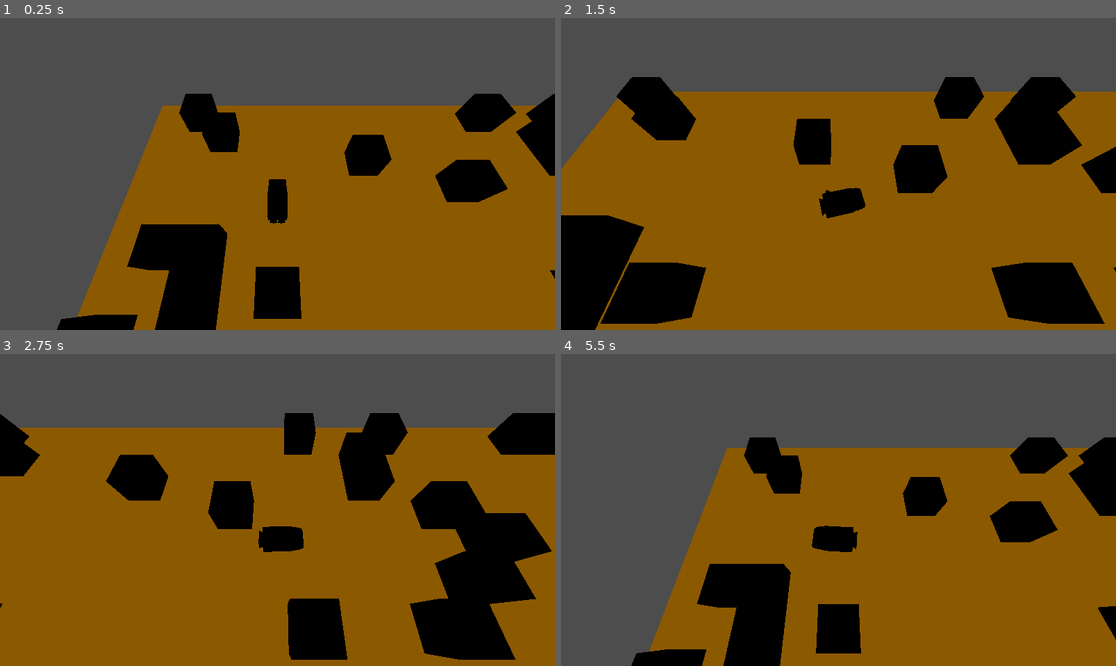
Above: before the commit, frames 1-4 (two rows, left to right).
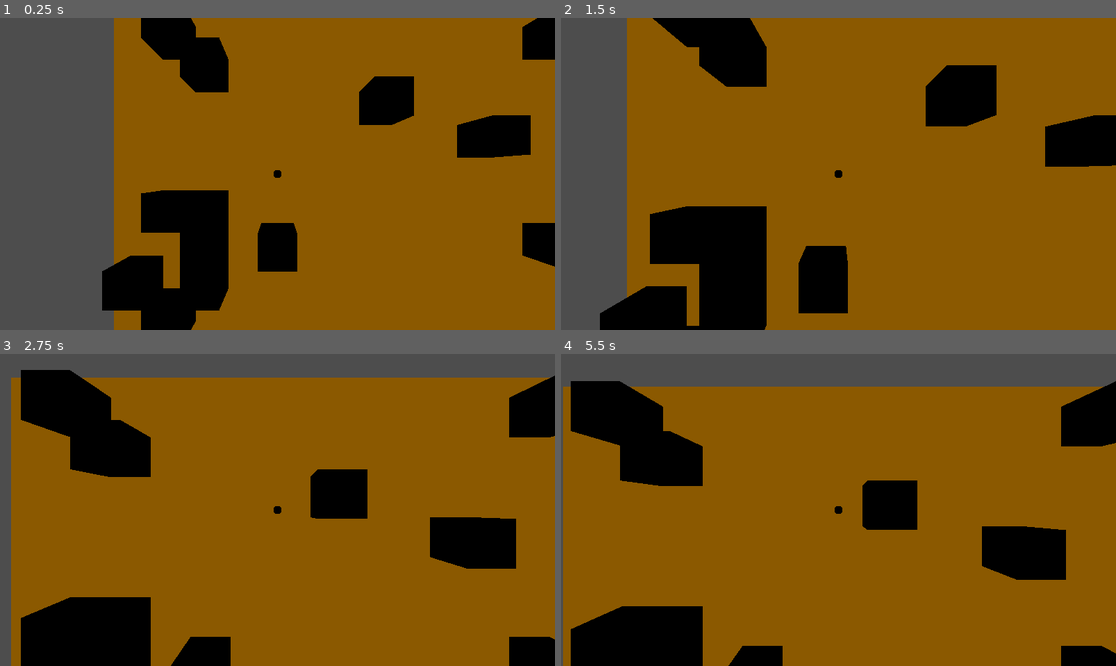
Above: after the commit, the same moments.

Repository: learnictnow/godot-procedural-spawn
Game: Godot game, scene res://build_level.tscn
The game is run twice, just before and just after one commit, with the same random seed, the same clock (stepped at 60 frames per second) and the same inputs.
Inputs (mouse positions are in pixels of both pictures, inside the frame that each line leads up to):
- Up to frame 1 (0.25 s): no input
- Up to frame 2 (1.5 s): tap Enter (ui_accept) at 0.5, 0.6, 0.77, 1.07, 1.35 s; move the mouse to (960, 158) at 0.52 s; hold Right (ui_right) 0.53-1.28 s; move the mouse to (727, 189) at 1.27 s; hold S (turret_down) from 1.28 s (still down)
- Up to frame 3 (2.75 s): tap Enter (ui_accept) at 1.52, 1.82, 2.1 s; move the mouse to (333, 441) at 2.02 s; release S (turret_down) at 2.03 s; hold Right (ui_right) from 2.03 s (still down)
- Up to frame 4 (5.5 s): move the mouse to (810, 572) at 2.77 s; release Right (ui_right) at 2.78 s; hold W (turret_up) 2.78-3.53 s; tap Enter (ui_accept) at 2.85, 3.02, 3.32, 3.6, 3.77, 4.07, 4.35, 4.52, 4.82, 5.1 s; move the mouse to (1005, 556) at 3.52 s; hold Left (ui_left) 3.53-5.03 s; move the mouse to (672, 463) at 4.27 s; move the mouse to (866, 510) at 5.02 s; hold S (turret_down) from 5.03 s (still down)

The runs differ from the first frame. In frame 1, 40% of the frame differs, in the area x 10-100%, y 0-100%; in frame 2, 49%; in frame 3, 41%; in frame 4, 50%, in the area x 0-100%, y 8-100%.

Commit message:
mouse look

Diff:
--- /dev/null
+++ b/Ball.gd
@@ -0,0 +1,41 @@
+extends RigidBody3D
+
+var current_direction = Vector3.FORWARD
+var ball_multiplier = 5
+
+
+# Called when the node enters the scene tree for the first time.
+func _ready():
+	pass # Replace with function body.
+
+
+# Called every frame. 'delta' is the elapsed time since the previous frame.
+func _process(delta):
+	$Marker3D.visible = sleeping # Make the marker visible only when ball isn't moving
+
+	if Input.is_action_just_pressed("ui_accept") and sleeping:
+		hit_ball()
+
+	if Input.is_action_pressed("ui_left"):
+		current_direction = current_direction.rotated(Vector3.UP, deg_to_rad(1))
+		$Marker3D.rotate_object_local(Vector3.UP, deg_to_rad(1))
+	if Input.is_action_pressed("ui_right"):
+		current_direction = current_direction.rotated(Vector3.UP, deg_to_rad(-1))
+		$Marker3D.rotate_object_local(Vector3.UP, deg_to_rad(-1))
+
+	print(current_direction)
+
+	#look_at_cursor()
+
+func hit_ball():
+	apply_central_impulse(current_direction * ball_multiplier)
+
+func look_at_cursor():
+	var drop_plane = Plane(Vector3(0,1,0), position.y)
+	var ray_length = 1000
+	var mouse_pos = get_viewport().get_mouse_position()
+	var from = $TopDownCamera.project_ray_origin(mouse_pos)
+	var to = from + $TopDownCamera.project_ray_normal(mouse_pos) * ray_length
+	var cursor_pos = drop_plane.intersects_ray(from, to)
+
+	look_at(cursor_pos, Vector3.UP)
--- a/GameTile.tscn
+++ b/GameTile.tscn
@@ -14,6 +14,11 @@
 
 [sub_resource type="BoxShape3D" id="BoxShape3D_kg2q3"]
 size = Vector3(1.5, 3, 10)
+
+[sub_resource type="PhysicsMaterial" id="PhysicsMaterial_nfnoy"]
+
+[sub_resource type="BoxShape3D" id="BoxShape3D_1k7us"]
+size = Vector3(10, 1, 10)
 
 [node name="GameTile" type="Node3D"]
 script = ExtResource("1_5txuv")
@@ -52,6 +57,12 @@
 transform = Transform3D(1, 0, 0, 0, 1, 0, 0, 0, 1, 0.75, 0, 0)
 shape = SubResource("BoxShape3D_kg2q3")
 
+[node name="StaticBody3D" type="StaticBody3D" parent="."]
+physics_material_override = SubResource("PhysicsMaterial_nfnoy")
+
+[node name="CollisionShape3D" type="CollisionShape3D" parent="StaticBody3D"]
+shape = SubResource("BoxShape3D_1k7us")
+
 [connection signal="exit_east" from="." to="." method="_on_exit_east"]
 [connection signal="exit_north" from="." to="." method="_on_exit_north"]
 [connection signal="exit_south" from="." to="." method="_on_exit_south"]
--- /dev/null
+++ b/TopDownCamera.gd
@@ -0,0 +1,16 @@
+extends Node3D
+
+
+@onready var player = get_parent()
+
+var offset : Vector3
+
+func _init():
+	set_as_top_level(true)
+
+func _ready():
+	offset = player.position - position
+
+func _physics_process(delta):
+
+	position = player.position - offset
--- a/build_level.tscn
+++ b/build_level.tscn
@@ -1,13 +1,48 @@
-[gd_scene load_steps=4 format=3 uid="uid://bg1ijcl2jncbj"]
+[gd_scene load_steps=9 format=3 uid="uid://bg1ijcl2jncbj"]
 
-[ext_resource type="PackedScene" uid="uid://bgbe3rw1cnnqb" path="res://player.tscn" id="1_5oysl"]
 [ext_resource type="Script" path="res://LevelBuilder.gd" id="2_v5pya"]
+[ext_resource type="Script" path="res://Ball.gd" id="3_3756d"]
+[ext_resource type="Script" path="res://TopDownCamera.gd" id="3_frwq1"]
 [ext_resource type="PackedScene" uid="uid://ne26tfknutpq" path="res://GameTile.tscn" id="3_xtyow"]
 
+[sub_resource type="PhysicsMaterial" id="PhysicsMaterial_hu1d6"]
+bounce = 0.1
+
+[sub_resource type="PrismMesh" id="PrismMesh_raeto"]
+size = Vector3(0.1, 0.5, 0.1)
+
+[sub_resource type="SphereMesh" id="SphereMesh_hjhye"]
+radius = 0.1
+height = 0.2
+
+[sub_resource type="SphereShape3D" id="SphereShape3D_ptueo"]
+radius = 0.1
+
 [node name="BuildLevel" type="Node3D"]
-
-[node name="Player" parent="." instance=ExtResource("1_5oysl")]
 
 [node name="Level" type="Node3D" parent="."]
 script = ExtResource("2_v5pya")
 game_tile = ExtResource("3_xtyow")
+
+[node name="Ball" type="RigidBody3D" parent="."]
+transform = Transform3D(1, 0, 0, 0, 1, 0, 0, 0, 1, 0, 2, 0)
+physics_material_override = SubResource("PhysicsMaterial_hu1d6")
+angular_damp = 5.0
+script = ExtResource("3_3756d")
+
+[node name="Marker3D" type="Marker3D" parent="Ball"]
+script = ExtResource("3_frwq1")
+
+[node name="MeshInstance3D" type="MeshInstance3D" parent="Ball/Marker3D"]
+transform = Transform3D(1, 0, 0, 0, -4.37114e-08, 1, 0, -1, -4.37114e-08, 0, 0, -0.6)
+mesh = SubResource("PrismMesh_raeto")
+
+[node name="MeshInstance3D" type="MeshInstance3D" parent="Ball"]
+mesh = SubResource("SphereMesh_hjhye")
+
+[node name="CollisionShape3D" type="CollisionShape3D" parent="Ball"]
+shape = SubResource("SphereShape3D_ptueo")
+
+[node name="TopDownCamera" type="Camera3D" parent="Ball"]
+transform = Transform3D(1, 0, 0, 0, -5.96046e-08, 1, 0, -1, -5.96046e-08, 0, 7, 0)
+script = ExtResource("3_frwq1")
--- a/player.gd
+++ b/player.gd
@@ -16,8 +16,11 @@
 		velocity.y -= gravity * delta
 
 	# Handle jump.
-	if Input.is_action_just_pressed("ui_accept") and is_on_floor():
-		velocity.y = JUMP_VELOCITY
+	#if Input.is_action_just_pressed("ui_accept") and is_on_floor():
+		#velocity.y = JUMP_VELOCITY
+	if Input.is_action_just_pressed("ui_accept"):
+		print("Pew")
+		primary_fire()
 
 	# Get the input direction and handle the movement/deceleration.
 	# As good practice, you should replace UI actions with custom gameplay actions.
@@ -43,3 +46,13 @@
 	$Body
 
 	move_and_slide()
+
+
+@export var projectile:PackedScene
+
+func primary_fire():
+	print("Pew pew")
+	var tmp_bullet = projectile.instantiate()
+	tmp_bullet.position = $Turret/ProjectileSpawn.global_position
+	tmp_bullet.rotation = $Turret/ProjectileSpawn.global_rotation
+	add_sibling(tmp_bullet)
--- a/player.tscn
+++ b/player.tscn
@@ -1,6 +1,7 @@
-[gd_scene load_steps=8 format=3 uid="uid://bgbe3rw1cnnqb"]
+[gd_scene load_steps=9 format=3 uid="uid://bgbe3rw1cnnqb"]
 
 [ext_resource type="Script" path="res://player.gd" id="1_n8b4k"]
+[ext_resource type="PackedScene" uid="uid://dtxex0xwykf24" path="res://projectile.tscn" id="2_vgyqe"]
 
 [sub_resource type="StandardMaterial3D" id="StandardMaterial3D_cwucx"]
 albedo_color = Color(1, 0.356863, 1, 1)
@@ -24,6 +25,7 @@
 [node name="Player" type="CharacterBody3D" groups=["Player"]]
 transform = Transform3D(1, 0, 0, 0, 1, 0, 0, 0, 1, 0, 2, 0)
 script = ExtResource("1_n8b4k")
+projectile = ExtResource("2_vgyqe")
 
 [node name="Turret" type="Marker3D" parent="."]
 
@@ -38,6 +40,9 @@
 radius = 0.05
 height = 0.3
 material = SubResource("StandardMaterial3D_gwher")
+
+[node name="ProjectileSpawn" type="Marker3D" parent="Turret"]
+transform = Transform3D(1, 0, 0, 0, 1, 0, 0, 0, 1, 0, 0.35, -0.5)
 
 [node name="Body" type="MeshInstance3D" parent="."]
 mesh = SubResource("BoxMesh_3gpw4")
--- /dev/null
+++ b/projectile.gd
@@ -0,0 +1,25 @@
+extends RigidBody3D
+
+@export var speed = 5
+
+# Called when the node enters the scene tree for the first time.
+func _ready():
+	pass # Replace with function body.
+
+
+# Called every frame. 'delta' is the elapsed time since the previous frame.
+func _physics_process(delta):
+	move_and_collide(-transform.basis.z * delta * speed)
+	pass
+
+
+
+func _on_area_3d_body_entered(body):
+	print(body)
+
+	pass # Replace with function body.
+
+
+func _on_timer_timeout():
+	queue_free()
+	pass # Replace with function body.
--- /dev/null
+++ b/projectile.tscn
@@ -0,0 +1,37 @@
+[gd_scene load_steps=4 format=3 uid="uid://dtxex0xwykf24"]
+
+[ext_resource type="Script" path="res://projectile.gd" id="1_p080g"]
+
+[sub_resource type="SphereShape3D" id="SphereShape3D_8fmmm"]
+radius = 0.04
+
+[sub_resource type="CylinderMesh" id="CylinderMesh_s2ssd"]
+top_radius = 0.0
+bottom_radius = 0.025
+height = 0.1
+
+[node name="Projectile" type="RigidBody3D"]
+gravity_scale = 0.0
+continuous_cd = true
+max_contacts_reported = 1
+contact_monitor = true
+script = ExtResource("1_p080g")
+
+[node name="CollisionShape3D" type="CollisionShape3D" parent="."]
+shape = SubResource("SphereShape3D_8fmmm")
+
+[node name="MeshInstance3D" type="MeshInstance3D" parent="."]
+transform = Transform3D(1, 0, 0, 0, -4.37114e-08, 1, 0, -1, -4.37114e-08, 0, 0, 0)
+mesh = SubResource("CylinderMesh_s2ssd")
+
+[node name="Area3D" type="Area3D" parent="."]
+
+[node name="CollisionShape3D2" type="CollisionShape3D" parent="Area3D"]
+shape = SubResource("SphereShape3D_8fmmm")
+
+[node name="Timer" type="Timer" parent="."]
+one_shot = true
+autostart = true
+
+[connection signal="body_entered" from="Area3D" to="." method="_on_area_3d_body_entered"]
+[connection signal="timeout" from="Timer" to="." method="_on_timer_timeout"]
Not shown: 1 places in GameTile.tscn that only renumber resources
